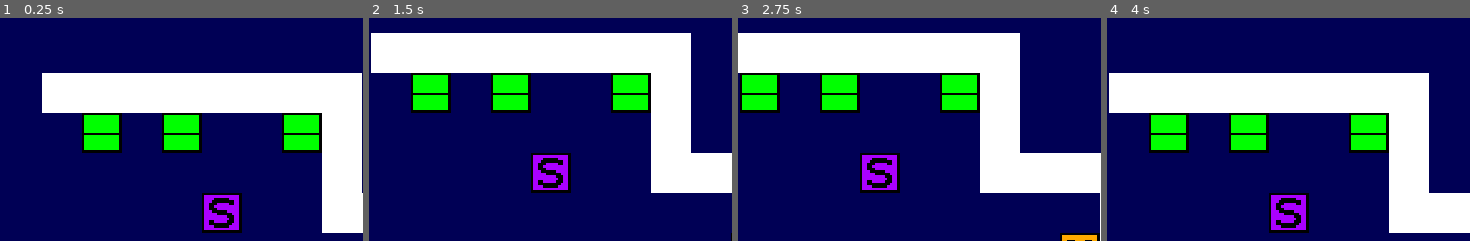
Above: before the commit, frames 1-4 (left to right).
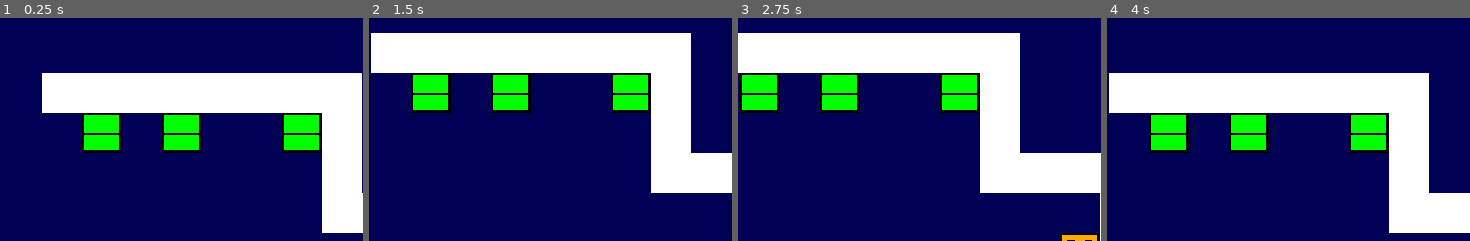
Above: after the commit, the same moments.

Repository: BeamBrain1/Morphose
Game: Godot game, scene res://Scenes/Global/root.tscn
Same seed, same stepped clock (60 frames per second), same inputs: the game is played once before the commit and once after it.
Inputs (mouse positions are % of the whole screen's width and height, from its top left):
- Up to frame 1 (0.25 s): no input
- Up to frame 2 (1.5 s): tap Enter (overworld_interact) at 0.5, 0.6 s; move the mouse to (69, 26) at 0.52 s; hold Right (right) 0.53-1.28 s; tap Space at 1.25 s; move the mouse to (23, 39) at 1.27 s; hold Down (down) from 1.28 s (still down); click (23, 39) at 1.35 s
- Up to frame 3 (2.75 s): tap Enter (overworld_interact) at 2, 2.1 s; move the mouse to (56, 3) at 2.02 s; release Down (down) at 2.03 s; hold Right (right) from 2.03 s (still down)
- Up to frame 4 (4 s): tap Space at 2.75 s; move the mouse to (39, 60) at 2.77 s; release Right (right) at 2.78 s; hold Up (up) 2.78-3.53 s; click (39, 60) at 2.85 s; tap Enter (overworld_interact) at 3.5, 3.6 s; move the mouse to (78, 53) at 3.52 s; hold Left (left) from 3.53 s (still down)
The pictures show only the part of the screen within x 34-84%, y 43-93%; the shares and areas given below are measured in that part.

The runs differ from the first frame. In frame 1, 2.0% of the frame differs, in the area x 55-67%, y 78-97%; in frame 2, 2.0%; in frame 3, 2.0%; in frame 4, 2.0%.

Commit message:
Daily backup

Diff:
--- a/Scenes/Controllers/controller_overworld.gd
+++ b/Scenes/Controllers/controller_overworld.gd
@@ -33,14 +33,8 @@
 func initializeCurrentMap(map_name: String, party_grid_position: Vector2) -> void:
 	add_child(current_map)
 	$EncounterHandler.assignMap(current_map)
-	current_map.warp_point_hit.connect(warpPartyTo)
-	current_map.blueprint_collected.connect(blueprintCollected)
-	current_map.mod_station_activated.connect(switchToCharBuildController, true)
+	current_map.request_script_execution.connect(executeMapScript)
 	current_map.initialize(map_name, party_grid_position)
-	for trigger in current_map.getScriptTriggers():
-		trigger.request_script_execution.connect(executeScriptTrigger)
-	for npcs in current_map.getNPCs():
-		npcs.request_script_execution.connect(executeScriptTrigger)
 
 
 func loadSavedPartyLocation() -> void:
@@ -63,5 +57,5 @@
 	return $OverworldUI
 
 
-func executeScriptTrigger(script: MapScript) -> void:
+func executeMapScript(script: MapScript) -> void:
 	emit_signal("execute_script", script)
--- a/Scenes/Overworld/ActiveObjects/BlueprintContainer.tscn
+++ b/Scenes/Overworld/ActiveObjects/BlueprintContainer.tscn
@@ -2,6 +2,7 @@
 
 [ext_resource type="Script" uid="uid://bfqijdd48ywuf" path="res://Scenes/Overworld/ActiveObjects/blueprint_container.gd" id="1_h6egy"]
 [ext_resource type="Texture2D" uid="uid://dfyntpiaghlsx" path="res://Graphics/OverworldObjects/blueprint_container.png" id="1_v0aft"]
+[ext_resource type="PackedScene" uid="uid://0m05xxoppyth" path="res://Scenes/Overworld/MapScripts/blueprint_container_script.tscn" id="3_cekrq"]
 
 [sub_resource type="AtlasTexture" id="AtlasTexture_cekrq"]
 atlas = ExtResource("1_v0aft")
@@ -36,4 +37,7 @@
 centered = false
 script = ExtResource("1_h6egy")
 is_solid = true
+activation_type = 1
 metadata/_custom_type_script = "uid://do112qioq75g8"
+
+[node name="BlueprintContainerScript" parent="." unique_id=1038762891 instance=ExtResource("3_cekrq")]
--- a/Scenes/Overworld/ActiveObjects/ModificationStation.tscn
+++ b/Scenes/Overworld/ActiveObjects/ModificationStation.tscn
@@ -2,6 +2,7 @@
 
 [ext_resource type="Texture2D" uid="uid://dfpik8dkapf4" path="res://Graphics/OverworldObjects/modification_station.png" id="1_gnhpj"]
 [ext_resource type="Script" uid="uid://bd4jwaxhnjs6x" path="res://Scenes/Overworld/ActiveObjects/modification_station.gd" id="2_w74tb"]
+[ext_resource type="PackedScene" uid="uid://c5ig7u4vdma5i" path="res://Scenes/Overworld/MapScripts/mod_station_script.tscn" id="3_lxthv"]
 
 [sub_resource type="AtlasTexture" id="AtlasTexture_w74tb"]
 atlas = ExtResource("1_gnhpj")
@@ -23,4 +24,7 @@
 centered = false
 script = ExtResource("2_w74tb")
 is_solid = true
+activation_type = 1
 metadata/_custom_type_script = "uid://do112qioq75g8"
+
+[node name="ModStationScript" parent="." unique_id=1038762891 instance=ExtResource("3_lxthv")]
--- a/Scenes/Overworld/ActiveObjects/WarpPoint.tscn
+++ b/Scenes/Overworld/ActiveObjects/WarpPoint.tscn
@@ -2,6 +2,7 @@
 
 [ext_resource type="Texture2D" uid="uid://cnbg16critmie" path="res://Graphics/OverworldObjects/warp_point.png" id="1_yhnma"]
 [ext_resource type="Script" uid="uid://2ui35hmof5tp" path="res://Scenes/Overworld/ActiveObjects/warp_point.gd" id="2_b8yyb"]
+[ext_resource type="PackedScene" uid="uid://hcdsnl1k2ls4" path="res://Scenes/Overworld/MapScripts/warp_script.tscn" id="3_56h74"]
 
 [sub_resource type="AtlasTexture" id="AtlasTexture_kmecn"]
 atlas = ExtResource("1_yhnma")
@@ -23,3 +24,5 @@
 centered = false
 script = ExtResource("2_b8yyb")
 metadata/_custom_type_script = "uid://do112qioq75g8"
+
+[node name="WarpScript" parent="." unique_id=1038762891 instance=ExtResource("3_56h74")]
--- a/Scenes/Overworld/ActiveObjects/active_map_object.gd
+++ b/Scenes/Overworld/ActiveObjects/active_map_object.gd
@@ -3,15 +3,31 @@
 
 @export var is_solid: bool = false
 
+const INTERACT_SCRIPT_NAME: String = "InteractScript"
+const STEP_ON_SCRIPT_NAME: String = "StepOnScript"
 
-# Override in children
-func steppedOn() -> void:
-	pass
+var map_script: MapScript
+
+signal request_script_execution
+
+enum ACTIVATION_TYPE {STEP, INTERACT}
+@export var activation_type: ACTIVATION_TYPE
+
+func _ready() -> void:
+	for node in get_children():
+		if node is MapScript:
+			map_script = node
+			break
 
 
-# Override in children
+func steppedOn() -> void:
+	if activation_type == ACTIVATION_TYPE.STEP and map_script != null:
+		emit_signal("request_script_execution", map_script)
+
+
 func interactedWith() -> void:
-	pass
+	if activation_type == ACTIVATION_TYPE.INTERACT and map_script != null:
+		emit_signal("request_script_execution", map_script)
 
 
 func push(direction: GlobalProgramData.DIRECTION) -> void:
--- a/Scenes/Overworld/ActiveObjects/blueprint_container.gd
+++ b/Scenes/Overworld/ActiveObjects/blueprint_container.gd
@@ -4,44 +4,32 @@
 @export var blueprint_name: String
 @export var blueprint_tier: int
 
-var blueprint: Blueprint
 var overworld_ui: OverworldUI
 
 signal opened
 
 # Called when the node enters the scene tree for the first time.
 func _ready() -> void:
-	assignBlueprint()
+	super()
+	map_script.initialize(blueprint_name, blueprint_tier)
 	if hasBeenOpened():
 		preopen()
 
 
-func assignBlueprint() -> void:
-	blueprint = Blueprint.getBlueprintFromGlobalList(blueprint_name, blueprint_tier)
-
-
 func interactedWith() -> void:
 	if not hasBeenOpened():
-		open()
-
-
-func open() -> void:
-	play("opened")
-	ActiveSaveData.collectBlueprint(blueprint)
-	emit_signal("opened", blueprint)
+		play("opened")
+		super()					# Only execute the attached script if we haven't already opened this container
 
 
 func preopen() -> void:
 	play("opened")
 
 
-func getBlueprint() -> Blueprint:
-	return blueprint
-
-
 # A container is marked as opened if the party already has its blueprint
 func hasBeenOpened() -> bool:
+	var check_blueprint = Blueprint.getBlueprintFromGlobalList(blueprint_name, blueprint_tier)
 	for bp in ActiveSaveData.allCollectedBlueprints():
-		if bp.equals(blueprint):
+		if bp.equals(check_blueprint):
 			return true
 	return false
--- a/Scenes/Overworld/ActiveObjects/modification_station.gd
+++ b/Scenes/Overworld/ActiveObjects/modification_station.gd
@@ -1,7 +1,2 @@
 class_name ModificationStation
 extends ActiveMapObject
-
-signal used
-
-func interactedWith() -> void:
-	emit_signal("used")
--- a/Scenes/Overworld/ActiveObjects/npc.gd
+++ b/Scenes/Overworld/ActiveObjects/npc.gd
@@ -1,16 +1,12 @@
 class_name NPC
 extends ActiveMapObject
 
-var interact_script: MapScript
 var map: OverworldMap
 @export var initial_direction: GlobalProgramData.DIRECTION = GlobalProgramData.DIRECTION.DOWN
-signal request_script_execution
 
 # Called when the node enters the scene tree for the first time.
 func _ready() -> void:
 	faceDirection(initial_direction)
-	if hasInteractScript():
-		interact_script = get_node("InteractScript")
 
 
 func attemptMove(direction: GlobalProgramData.DIRECTION) -> void:
@@ -32,20 +28,6 @@
 	setGridPosition(tile_grid_loc)
 
 
-func hasInteractScript() -> bool:
-	return has_node("InteractScript") and get_node("InteractScript") is MapScript
-
-
-# Overrides parent
-func interactedWith() -> void:
-	if hasInteractScript():
-		requestScriptExecution()
-
-
-func requestScriptExecution() -> void:
-	emit_signal("request_script_execution", interact_script)
-
-
 func faceDirection(direction: GlobalProgramData.DIRECTION) -> void:
 	play(GlobalProgramData.direction_string[direction])
 
--- a/Scenes/Overworld/ActiveObjects/script_trigger.gd
+++ b/Scenes/Overworld/ActiveObjects/script_trigger.gd
@@ -1,83 +1,6 @@
 class_name ScriptTrigger
 extends ActiveMapObject
 
-enum COMPARATOR_TYPE {CLEARED, SET, EQ, NE, GT, GTE, LT, LTE}
-enum CHECK_VALUE_TYPE {FLAG_NAME, CONSTANT}
-
-enum ACTIVATION_TYPE {STEP, INTERACT}
-
-@export var activation_type: ACTIVATION_TYPE
-
-@export var has_destroy_on_load_condition: bool = false
-
-@export var dol_flag: String
-@export var dol_comparator_type: COMPARATOR_TYPE
-@export var dol_check_value_type: CHECK_VALUE_TYPE
-@export var dol_check_value: String
-
-var map_script: MapScript
-
-signal request_script_execution
 
 func _ready() -> void:
-	if has_destroy_on_load_condition:
-		if scriptConditionMet(dol_flag, dol_comparator_type, dol_check_value_type, dol_check_value):
-			call_deferred("queue_free")
-	linkScript()
-
-
-func linkScript() -> void:
-	if get_children().size() == 0:
-		push_error("Script trigger " + name + " has no attached script")
-	elif get_children().size() > 1:
-		push_error("Script trigger " + name + " has multiple attached scripts")
-	elif not get_children()[0] is MapScript:
-		push_error("Script trigger " + name + " has non-Map Script child: " + get_children()[0].name)
-	else:
-		map_script = get_children()[0]
-
-
-func requestScriptExecution() -> void:
-	emit_signal("request_script_execution", map_script)
-
-
-static func scriptConditionMet(flag: String, comparator_type: COMPARATOR_TYPE, check_value_type: CHECK_VALUE_TYPE = CHECK_VALUE_TYPE.CONSTANT, check_value: String = "0") -> bool:
-	match comparator_type:
-		COMPARATOR_TYPE.CLEARED:
-			return not ActiveSaveData.overworld_flags.isflagSet(flag)
-		COMPARATOR_TYPE.SET:
-			return ActiveSaveData.overworld_flags.isflagSet(flag)
-		COMPARATOR_TYPE.EQ:
-			return ActiveSaveData.overworld_flags.getFlagIntValue(flag) == getConditionalCheckValue(check_value_type, check_value)
-		COMPARATOR_TYPE.EQ:
-			return ActiveSaveData.overworld_flags.getFlagIntValue(flag) == getConditionalCheckValue(check_value_type, check_value)
-		COMPARATOR_TYPE.NE:
-			return ActiveSaveData.overworld_flags.getFlagIntValue(flag) != getConditionalCheckValue(check_value_type, check_value)
-		COMPARATOR_TYPE.GT:
-			return ActiveSaveData.overworld_flags.getFlagIntValue(flag) > getConditionalCheckValue(check_value_type, check_value)
-		COMPARATOR_TYPE.GTE:
-			return ActiveSaveData.overworld_flags.getFlagIntValue(flag) >= getConditionalCheckValue(check_value_type, check_value)
-		COMPARATOR_TYPE.LT:
-			return ActiveSaveData.overworld_flags.getFlagIntValue(flag) < getConditionalCheckValue(check_value_type, check_value)
-		COMPARATOR_TYPE.LTE:
-			return ActiveSaveData.overworld_flags.getFlagIntValue(flag) <= getConditionalCheckValue(check_value_type, check_value)
-		_:
-			push_error("Unprocessed conditional type: " + str(comparator_type))
-	return false
-
-
-static func getConditionalCheckValue(type: CHECK_VALUE_TYPE, value: String) -> int:
-	if type == CHECK_VALUE_TYPE.CONSTANT:
-		return int(value)
-	else:
-		return ActiveSaveData.overworld_flags.getFlagIntValue(value)
-
-
-func steppedOn() -> void:
-	if activation_type == ACTIVATION_TYPE.STEP:
-		requestScriptExecution()
-
-
-func interactedWith() -> void:
-	if activation_type == ACTIVATION_TYPE.INTERACT:
-		requestScriptExecution()
+	hide()
--- a/Scenes/Overworld/ActiveObjects/warp_point.gd
+++ b/Scenes/Overworld/ActiveObjects/warp_point.gd
@@ -7,12 +7,12 @@
 
 var destination: OverworldPosition
 
-signal warp
-
 func _ready() -> void:
+	super()
 	hide()
 	destination = OverworldPosition.new(destination_map, destination_tile)
+	initializeWarpScript()
 
 
-func steppedOn() -> void:
-	emit_signal("warp", destination)
+func initializeWarpScript() -> void:
+	map_script.initialize(destination_map, destination_tile)
--- /dev/null
+++ b/Scenes/Overworld/MapScripts/blueprint_container_script.gd
@@ -0,0 +1,15 @@
+extends MapScript
+
+
+var blueprint_name: String
+var tier: int = 1
+
+
+func initialize(blueprint_name_in: String, tier_in: int = tier) -> void:
+	blueprint_name = blueprint_name_in
+	tier = tier_in
+
+
+func body() -> void:
+	await giveBlueprint(blueprint_name, tier)
+	await displayDialog(SpokenDialogBox.SYSTEM_DIALOG, "Found and installed " + Blueprint.getDialogDisplayNameFromParameters(blueprint_name, tier) + ".")
--- /dev/null
+++ b/Scenes/Overworld/MapScripts/blueprint_container_script.tscn
@@ -0,0 +1,7 @@
+[gd_scene format=3 uid="uid://0m05xxoppyth"]
+
+[ext_resource type="PackedScene" uid="uid://cj2sxfgrclqgq" path="res://Scenes/Overworld/MapScripts/MapScript.tscn" id="1_fo4d1"]
+[ext_resource type="Script" uid="uid://kqq27tvw27ot" path="res://Scenes/Overworld/MapScripts/blueprint_container_script.gd" id="2_01ehh"]
+
+[node name="BlueprintContainerScript" unique_id=1038762891 instance=ExtResource("1_fo4d1")]
+script = ExtResource("2_01ehh")
--- /dev/null
+++ b/Scenes/Overworld/MapScripts/mod_station_script.gd
@@ -0,0 +1,5 @@
+extends MapScript
+
+
+func body() -> void:
+	await openCharBuildScreen(true)
--- /dev/null
+++ b/Scenes/Overworld/MapScripts/mod_station_script.tscn
@@ -0,0 +1,7 @@
+[gd_scene format=3 uid="uid://c5ig7u4vdma5i"]
+
+[ext_resource type="PackedScene" uid="uid://cj2sxfgrclqgq" path="res://Scenes/Overworld/MapScripts/MapScript.tscn" id="1_0c0r2"]
+[ext_resource type="Script" uid="uid://dc5c3ywswwyyh" path="res://Scenes/Overworld/MapScripts/mod_station_script.gd" id="2_rydnq"]
+
+[node name="ModStationScript" unique_id=1038762891 instance=ExtResource("1_0c0r2")]
+script = ExtResource("2_rydnq")
--- /dev/null
+++ b/Scenes/Overworld/MapScripts/warp_script.gd
@@ -0,0 +1,14 @@
+extends MapScript
+
+
+var destination_map: String
+var destination_tile: Vector2
+
+
+func body() -> void:
+	await warpTo(destination_map, destination_tile)
+
+
+func initialize(map_in: String, tile_in: Vector2) -> void:
+	destination_map = map_in
+	destination_tile = tile_in
--- /dev/null
+++ b/Scenes/Overworld/MapScripts/warp_script.tscn
@@ -0,0 +1,7 @@
+[gd_scene format=3 uid="uid://hcdsnl1k2ls4"]
+
+[ext_resource type="PackedScene" uid="uid://cj2sxfgrclqgq" path="res://Scenes/Overworld/MapScripts/MapScript.tscn" id="1_f3nbi"]
+[ext_resource type="Script" uid="uid://lkma8xqwtfry" path="res://Scenes/Overworld/MapScripts/warp_script.gd" id="2_wiaq6"]
+
+[node name="WarpScript" unique_id=1038762891 instance=ExtResource("1_f3nbi")]
+script = ExtResource("2_wiaq6")
--- a/Scenes/Overworld/Maps/overworld_map.gd
+++ b/Scenes/Overworld/Maps/overworld_map.gd
@@ -5,49 +5,42 @@
 const ACTIVE_OBJECT_DIRECTORY = "res://Scenes/Overowrld/ActiveObjects/"
 
 var map_name: String
+
 signal party_stepped
+signal request_script_execution
 
-signal warp_point_hit
-signal blueprint_collected
-signal mod_station_activated
 
 func _ready() -> void:
 	getPartyToken().map = self
 	getPartyToken().stepped.connect(partyStepped)
-	connectAllActiveObjectSignals()
 
 
 func initialize(name_in: String, party_grid_position: Vector2):
 	map_name = name_in
 	getPartyToken().setGridPosition(party_grid_position)
 	assignSelfToNPCs()
+	connectActiveObjectScripts()
 	updateCamera()
+	await runOnLoadScript()
 
 
-func connectAllActiveObjectSignals() -> void:
-	for object in getActiveMapObjects():
-		connectActiveObjectSignals(object)
+# The onLoadScript is the first MapScript that is a direct child of the map
+# This script will be run as the last step of the map's initialization
+func runOnLoadScript() -> void:
+	if getOnLoadScript() != null:
+		emit_signal("request_script_execution", getOnLoadScript())
 
 
-func connectActiveObjectSignals(object: ActiveMapObject) -> void:
-	if object is WarpPoint:
-		object.warp.connect(warpPointHit)
-	elif object is ModificationStation:
-		object.used.connect(modificationStationActivated)
-	elif object is BlueprintContainer:
-		object.opened.connect(blueprintContainerOpened)
+func connectActiveObjectScripts() -> void:
+	for obj in getActiveMapObjects():
+		obj.request_script_execution.connect(requestScriptExecution)
 
 
-func warpPointHit(destination: OverworldPosition) -> void:
-	emit_signal("warp_point_hit", destination)
-
-
-func modificationStationActivated() -> void:
-	emit_signal("mod_station_activated")
-
-
-func blueprintContainerOpened(blueprint) -> void:
-	emit_signal("blueprint_collected", blueprint)
+func getOnLoadScript() -> MapScript:
+	for node in get_children():
+		if node is MapScript:
+			return node
+	return null
 
 
 func partyStepped(scripted: bool = false) -> void:
@@ -165,8 +158,8 @@
 func spawnActiveObject(scene_name: String, node_name: String, grid_position: Vector2) -> void:
 	var active_object = load(ACTIVE_OBJECT_DIRECTORY + scene_name + ".tscn").instantiate()
 	add_child(active_object)
-	connectActiveObjectSignals(active_object)
 	active_object.setGridPosition(grid_position)
+	active_object.request_script_execution.connect(requestScriptExecution)
 
 
 func destroyActiveObject(node_name: String) -> void:
@@ -199,3 +192,7 @@
 		return active_object
 	push_error("NPC not found: " + npc_name)
 	return null
+
+
+func requestScriptExecution(map_script: MapScript) -> void:
+	emit_signal("request_script_execution", map_script)
Not shown, added: Scenes/Overworld/MapScripts/blueprint_container_script.gd.uid
Not shown, added: Scenes/Overworld/MapScripts/mod_station_script.gd.uid
Not shown, added: Scenes/Overworld/MapScripts/warp_script.gd.uid
